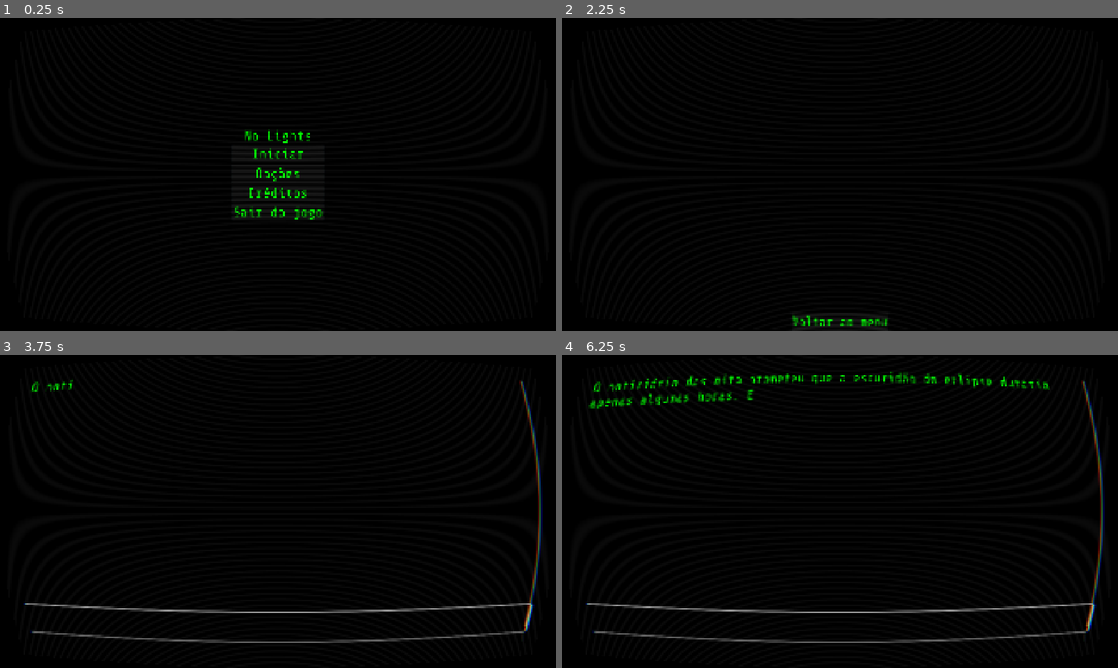
Above: before the commit, frames 1-4 (two rows, left to right).
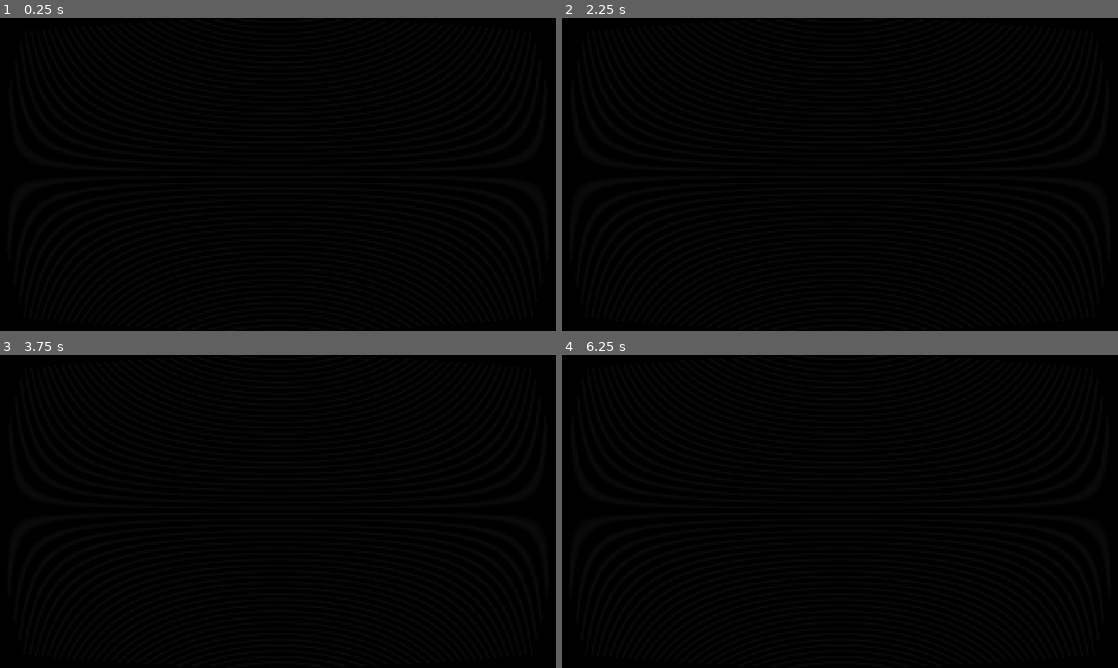
Above: after the commit, the same moments.

Repository: brenoASantana/no-lights
Game: Godot game, scene res://scenes/intro/intro.tscn
Same seed, same stepped clock (60 frames per second), same inputs: the game is played once before the commit and once after it. Before the commit the project starts from res://scenes/main_menu/main_menu.tscn.
Inputs (mouse positions are in pixels of both pictures, inside the frame that each line leads up to):
- Up to frame 1 (0.25 s): no input
- Up to frame 2 (2.25 s): click (840, 174) at 0.5 s, where only the run before the commit has a clickable "Opções"; click (840, 252) at 1.25 s, where only the run before the commit has a clickable "Voltar ao menu"; click (840, 193) at 2 s, where only the run before the commit has a clickable "Créditos"
- Up to frame 3 (3.75 s): click (278, 658) at 2.75 s, where only the run before the commit has a clickable "Voltar ao menu"; click (278, 489) at 3.5 s, where only the run before the commit has a clickable "Iniciar"
- Up to frame 4 (6.25 s): move the mouse to (867, 511) at 4.27 s; tap Enter at 5 s; move the mouse to (812, 511) at 5.02 s; tap Space at 5.75 s; move the mouse to (851, 505) at 5.77 s

The runs differ from the first frame. In frame 1, 0.8% of the frame differs, in the area x 42-59%, y 35-65%; in frame 2, 0.3%; in frame 3, 2.1%; in frame 4, 3.6%, in the area x 4-98%, y 5-92%.

Commit message:
feat: atualizar cena de introdução e adicionar lógica de prompt

Diff:
--- a/project.godot
+++ b/project.godot
@@ -11,7 +11,7 @@
 [application]
 
 config/name="No Lights"
-run/main_scene="uid://dwqoymr2u3qg7"
+run/main_scene="uid://vptr7c2f3fmi"
 config/features=PackedStringArray("4.7", "Forward Plus")
 config/icon="res://icon.svg"
 
--- /dev/null
+++ b/scenes/intro/intro.gd
@@ -0,0 +1,56 @@
+extends Control
+
+# Controladores de Estado
+var visible_prompt: bool = false
+var tween_prompt: Tween
+
+@onready var skip_label = $MarginContainer/SkipLabel
+
+func _unhandled_input(event: InputEvent) -> void:
+	# 1. Filtro de Ruído: Ignora movimentos de mouse ou quando a tecla é solta
+	if event is InputEventMouseMotion or not event.is_pressed():
+		return
+
+	# 2. SEGUNDO CLIQUE (Confirmação): O prompt já está na tela?
+	if visible_prompt:
+		# Verifica se a tecla apertada foi especificamente o ESC (ui_cancel)
+		if event.is_action_pressed("ui_cancel"):
+			_skip_to_menu()
+			return # Mata a execução aqui
+
+	# 3. PRIMEIRO CLIQUE (Despertar): Se o prompt estava invisível, faz ele aparecer
+	_show_soft_prompt()
+
+func _show_soft_prompt() -> void:
+	# Trava de segurança para não recriar o Tween se o jogador ficar metralhando o teclado
+	if visible_prompt:
+		# (Opcional) Aqui podemos resetar o tempo para o prompt demorar mais a sumir
+		return
+
+	visible_prompt = true
+
+	if tween_prompt:
+		tween_prompt.kill()
+
+	tween_prompt = create_tween()
+	# Faz o Fade In subindo a opacidade para 1.0 em meio segundo
+	tween_prompt.tween_property(skip_label, "modulate:a", 1.0, 0.5)
+
+	# Mantém o texto visível por 3 segundos
+	tween_prompt.tween_interval(3.0)
+
+	# Faz o Fade Out voltando para 0.0 opacidade
+	tween_prompt.tween_property(skip_label, "modulate:a", 0.0, 0.5)
+
+	# Quando o Fade Out terminar, desliga a flag de visibilidade
+	tween_prompt.tween_callback(func(): visible_prompt = false)
+
+func _skip_to_menu() -> void:
+	# Garante a limpeza de memória matando o tween ativo antes de trocar de cena
+	if tween_prompt:
+		tween_prompt.kill()
+	get_tree().change_scene_to_file("res://scenes/main_menu/main_menu.tscn")
+
+
+func _on_intro_cutscene_animation_finished(anim_name: StringName) -> void:
+	_skip_to_menu()
--- /dev/null
+++ b/scenes/intro/intro.tscn
@@ -0,0 +1,41 @@
+[gd_scene format=3 uid="uid://vptr7c2f3fmi"]
+
+[ext_resource type="Script" uid="uid://cn4xic24xkx1c" path="res://scenes/intro/intro.gd" id="1_qeukb"]
+
+[node name="Intro" type="Control" unique_id=620306856]
+layout_mode = 3
+anchors_preset = 15
+anchor_right = 1.0
+anchor_bottom = 1.0
+grow_horizontal = 2
+grow_vertical = 2
+size_flags_horizontal = 4
+size_flags_vertical = 4
+script = ExtResource("1_qeukb")
+
+[node name="IntroCutscene" type="AnimationPlayer" parent="." unique_id=488909897]
+
+[node name="MarginContainer" type="MarginContainer" parent="." unique_id=1874774557]
+layout_mode = 1
+anchors_preset = 8
+anchor_left = 0.5
+anchor_top = 0.5
+anchor_right = 0.5
+anchor_bottom = 0.5
+offset_left = -72.0
+offset_top = -41.5
+offset_right = 72.0
+offset_bottom = 41.5
+grow_horizontal = 2
+grow_vertical = 2
+theme_override_constants/margin_left = 30
+theme_override_constants/margin_top = 30
+theme_override_constants/margin_right = 30
+theme_override_constants/margin_bottom = 30
+
+[node name="SkipLabel" type="Label" parent="MarginContainer" unique_id=673291813]
+modulate = Color(0, 0, 0, 1)
+layout_mode = 2
+text = "[ESC] Pular"
+
+[connection signal="animation_finished" from="IntroCutscene" to="." method="_on_intro_cutscene_animation_finished"]
--- a/scenes/main_menu/main_menu.tscn
+++ b/scenes/main_menu/main_menu.tscn
@@ -5,18 +5,14 @@
 
 [node name="MainMenu" type="Control" unique_id=354339325]
 layout_mode = 3
-anchors_preset = 8
-anchor_left = 0.5
-anchor_top = 0.5
-anchor_right = 0.5
-anchor_bottom = 0.5
+anchors_preset = 15
+anchor_right = 1.0
+anchor_bottom = 1.0
 grow_horizontal = 2
 grow_vertical = 2
-size_flags_horizontal = 4
-size_flags_vertical = 4
 script = ExtResource("1_fsom3")
 
-[node name="VBoxContainer" type="VBoxContainer" parent="." unique_id=1838806968]
+[node name="MarginContainer" type="MarginContainer" parent="." unique_id=1819838973]
 layout_mode = 1
 anchors_preset = 15
 anchor_right = 1.0
@@ -24,7 +20,12 @@
 grow_horizontal = 2
 grow_vertical = 2
 
-[node name="Title" type="Label" parent="VBoxContainer" unique_id=36427278]
+[node name="HBoxTitle" type="HBoxContainer" parent="MarginContainer" unique_id=488580641]
+layout_mode = 2
+size_flags_horizontal = 4
+size_flags_vertical = 0
+
+[node name="TitleLabel" type="Label" parent="MarginContainer/HBoxTitle" unique_id=36427278]
 layout_mode = 2
 size_flags_horizontal = 4
 theme_override_colors/font_color = Color(0, 1, 0, 1)
@@ -32,15 +33,24 @@
 theme_override_font_sizes/font_size = 48
 text = "No Lights"
 
-[node name="StartButton" type="Button" parent="VBoxContainer" unique_id=1456618093]
+[node name="HBoxMenu" type="HBoxContainer" parent="MarginContainer" unique_id=1371006545]
 layout_mode = 2
-size_flags_vertical = 3
+size_flags_horizontal = 4
+size_flags_vertical = 4
+
+[node name="VBoxButtons" type="VBoxContainer" parent="MarginContainer/HBoxMenu" unique_id=1838806968]
+layout_mode = 2
+size_flags_horizontal = 4
+size_flags_vertical = 4
+
+[node name="StartButton" type="Button" parent="MarginContainer/HBoxMenu/VBoxButtons" unique_id=1456618093]
+layout_mode = 2
 theme_override_colors/font_color = Color(0, 1, 0, 1)
 theme_override_fonts/font = ExtResource("2_0ebjn")
 theme_override_font_sizes/font_size = 48
 text = "Iniciar"
 
-[node name="OptionsButton" type="Button" parent="VBoxContainer" unique_id=799691871]
+[node name="OptionsButton" type="Button" parent="MarginContainer/HBoxMenu/VBoxButtons" unique_id=799691871]
 layout_mode = 2
 size_flags_vertical = 3
 theme_override_colors/font_color = Color(0, 1, 0, 1)
@@ -48,7 +58,7 @@
 theme_override_font_sizes/font_size = 48
 text = "Opções"
 
-[node name="CreditsButton" type="Button" parent="VBoxContainer" unique_id=1987596663]
+[node name="CreditsButton" type="Button" parent="MarginContainer/HBoxMenu/VBoxButtons" unique_id=1987596663]
 layout_mode = 2
 size_flags_vertical = 3
 theme_override_colors/font_color = Color(0, 1, 0, 1)
@@ -56,7 +66,7 @@
 theme_override_font_sizes/font_size = 48
 text = "Créditos"
 
-[node name="ExitButton" type="Button" parent="VBoxContainer" unique_id=1063609247]
+[node name="ExitButton" type="Button" parent="MarginContainer/HBoxMenu/VBoxButtons" unique_id=1063609247]
 layout_mode = 2
 size_flags_vertical = 3
 theme_override_colors/font_color = Color(0, 1, 0, 1)
@@ -64,7 +74,7 @@
 theme_override_font_sizes/font_size = 48
 text = "Sair do jogo"
 
-[connection signal="pressed" from="VBoxContainer/StartButton" to="." method="_on_button_pressed"]
-[connection signal="pressed" from="VBoxContainer/OptionsButton" to="." method="_on_options_button_pressed"]
-[connection signal="pressed" from="VBoxContainer/CreditsButton" to="." method="_on_credits_button_pressed"]
-[connection signal="pressed" from="VBoxContainer/ExitButton" to="." method="_on_exit_button_pressed"]
+[connection signal="pressed" from="MarginContainer/HBoxMenu/VBoxButtons/StartButton" to="." method="_on_button_pressed"]
+[connection signal="pressed" from="MarginContainer/HBoxMenu/VBoxButtons/OptionsButton" to="." method="_on_options_button_pressed"]
+[connection signal="pressed" from="MarginContainer/HBoxMenu/VBoxButtons/CreditsButton" to="." method="_on_credits_button_pressed"]
+[connection signal="pressed" from="MarginContainer/HBoxMenu/VBoxButtons/ExitButton" to="." method="_on_exit_button_pressed"]
--- a/scenes/options/options.tscn
+++ b/scenes/options/options.tscn
@@ -12,27 +12,46 @@
 grow_vertical = 2
 script = ExtResource("1_qe4tn")
 
-[node name="VBoxContainer" type="VBoxContainer" parent="." unique_id=599119645]
-layout_mode = 1
-anchors_preset = 15
-anchor_right = 1.0
-anchor_bottom = 1.0
-grow_horizontal = 2
-grow_vertical = 2
+[node name="MarginContainer" type="MarginContainer" parent="." unique_id=595110809]
+layout_mode = 0
+offset_right = 40.0
+offset_bottom = 40.0
 
-[node name="VolumeSlider" type="HSlider" parent="VBoxContainer" unique_id=56620491]
+[node name="VBoxContainer" type="VBoxContainer" parent="MarginContainer" unique_id=599119645]
+layout_mode = 2
+
+[node name="HBoxContainer" type="HBoxContainer" parent="MarginContainer/VBoxContainer" unique_id=1499414760]
+layout_mode = 2
+
+[node name="HSlider" type="HSlider" parent="MarginContainer/VBoxContainer/HBoxContainer" unique_id=875147166]
+layout_mode = 2
+
+[node name="Label" type="Label" parent="MarginContainer/VBoxContainer/HBoxContainer" unique_id=1463519883]
+layout_mode = 2
+
+[node name="VolumeSlider" type="HSlider" parent="MarginContainer/VBoxContainer/HBoxContainer" unique_id=56620491]
 layout_mode = 2
 size_flags_vertical = 3
 max_value = 1.0
 step = 0.01
 
-[node name="BackButton" type="Button" parent="VBoxContainer" unique_id=2001880306]
+[node name="HBoxContainer2" type="HBoxContainer" parent="MarginContainer/VBoxContainer" unique_id=99047818]
 layout_mode = 2
-size_flags_vertical = 3
+
+[node name="HSlider" type="HSlider" parent="MarginContainer/VBoxContainer/HBoxContainer2" unique_id=1172502136]
+layout_mode = 2
+
+[node name="Label" type="Label" parent="MarginContainer/VBoxContainer/HBoxContainer2" unique_id=1704549039]
+layout_mode = 2
+
+[node name="BackButton" type="Button" parent="MarginContainer/VBoxContainer/HBoxContainer2" unique_id=2001880306]
+layout_mode = 2
+size_flags_horizontal = 3
+size_flags_vertical = 8
 theme_override_colors/font_color = Color(0, 1, 0, 1)
 theme_override_fonts/font = ExtResource("2_kmbin")
 theme_override_font_sizes/font_size = 48
 text = "Voltar ao menu"
 
-[connection signal="value_changed" from="VBoxContainer/VolumeSlider" to="." method="_on_volume_slider_value_changed"]
-[connection signal="pressed" from="VBoxContainer/BackButton" to="." method="_on_back_button_pressed"]
+[connection signal="value_changed" from="MarginContainer/VBoxContainer/HBoxContainer/VolumeSlider" to="." method="_on_volume_slider_value_changed"]
+[connection signal="pressed" from="MarginContainer/VBoxContainer/HBoxContainer2/BackButton" to="." method="_on_back_button_pressed"]
Not shown, added: scenes/intro/intro.gd.uid
